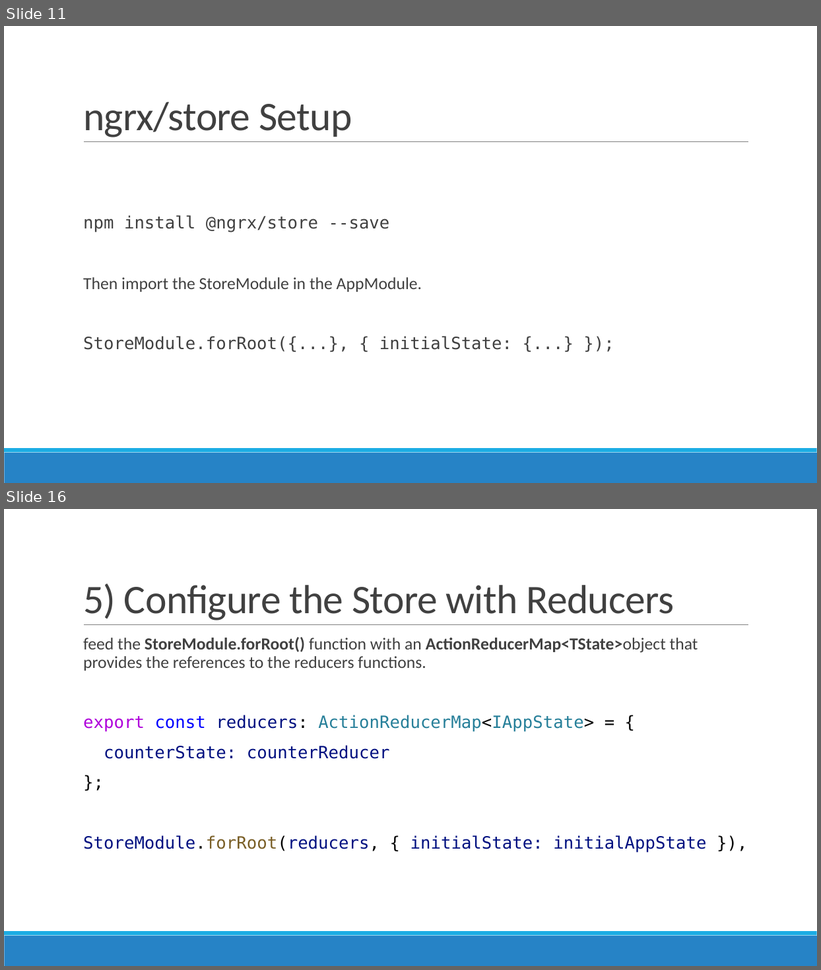
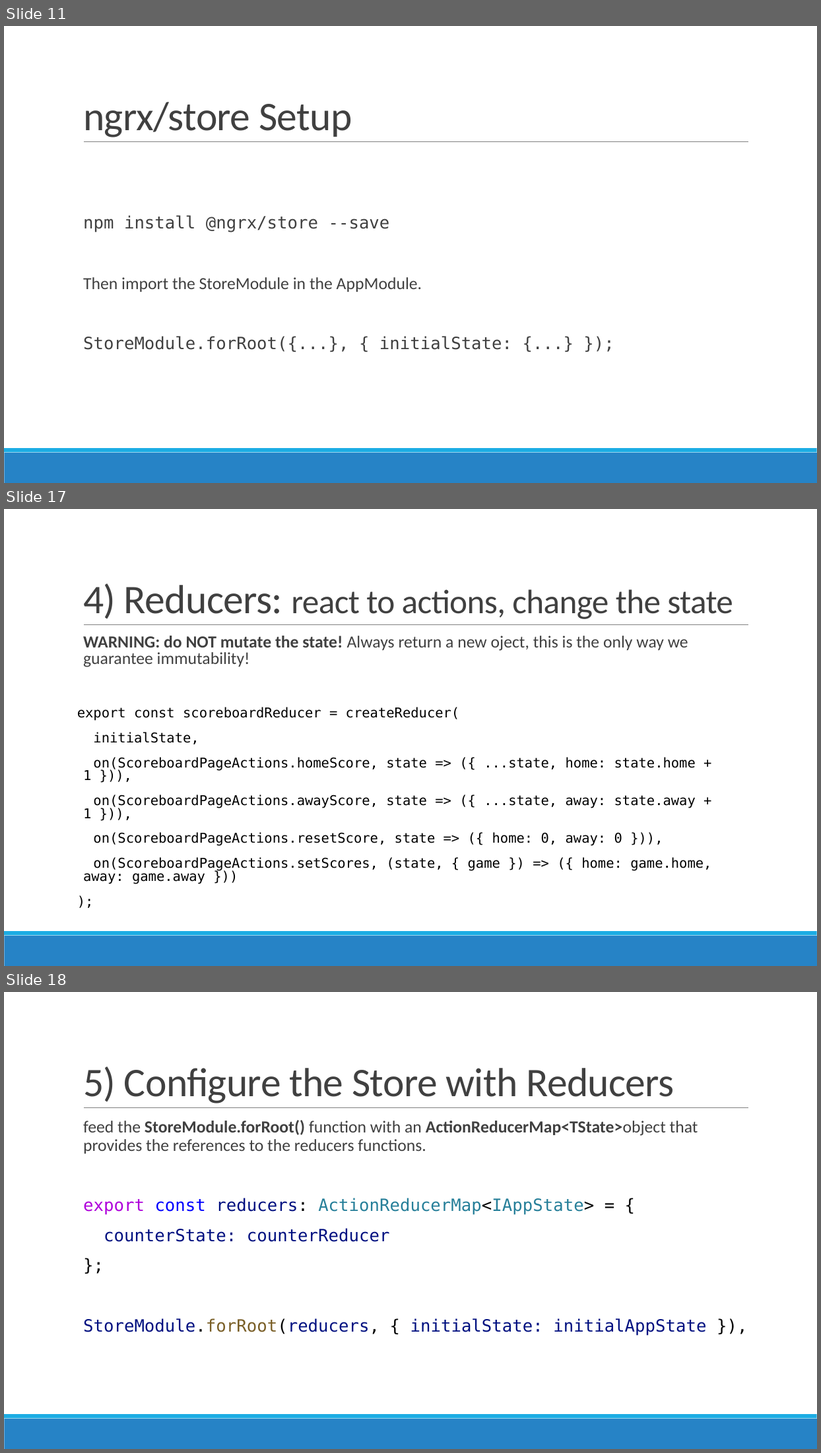
Before and after one commit to AGiorgetti/ngrx101, a slide deck: ReactiveProgramming_ngrx.pptx. Shown one above the other, each under a label of ours: slides 11 and 16 before the commit, slides 11, 17 and 18 after it; the slides between them are not shown. The pictures are 821x970 and 821x1453 pixels, drawn with LibreOffice and Linux fonts; fonts in the diff are those of the drawing. Boxes give left, top, right and bottom in pixels: in the first picture for what was removed or moved away, otherwise in the second. Text is boxed around its words. In the diff, an @@ line names an element or a change of style, - is before the commit and + after.

```diff
--- a/ReactiveProgramming_ngrx.pptx
+++ b/ReactiveProgramming_ngrx.pptx
@@ slide 17 added at [4, 509, 817, 966], background #FFFFFF; not listed: 3 template elements that a slide beside it also shows @@
@@ title added at [83, 584, 733, 619], 40 pt, text #404040 @@
+4) Reducers: react to actions, change the state
@@ text added at [77, 636, 712, 885], 16 pt, text #000000 @@
+  WARNING: do NOT mutate the state! Always return a new oject, this is the only way we guarantee immutability!
+export const scoreboardReducer = createReducer(
+initialState,
+on(ScoreboardPageActions.homeScore, state => ({ ...state, home: state.home + 1 })),
+on(ScoreboardPageActions.awayScore, state => ({ ...state, away: state.away + 1 })),
+on(ScoreboardPageActions.resetScore, state => ({ home: 0, away: 0 })),
+on(ScoreboardPageActions.setScores, (state, { game }) => ({ home: game.home, away: game.away }))
+);
@@ what was slide 16 is now slide 18 @@
```
Also in this commit, not shown: 17 slides changed, 3 other slides added, 5 other files.
